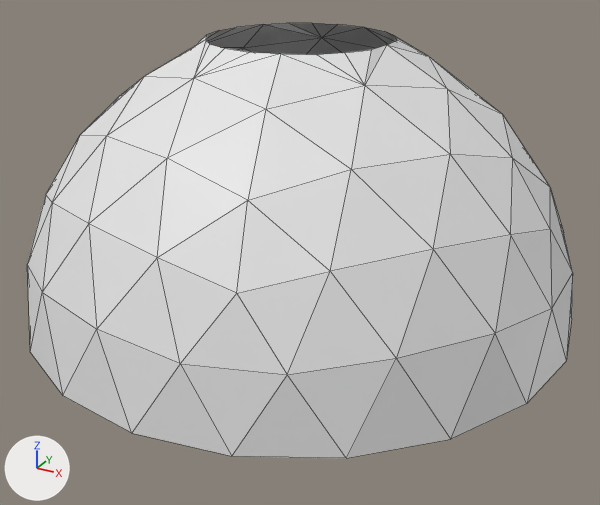
An edit to the Blender file raw/meshes/well_tunnel_chamber.blend, drawn before and after from the same camera.
The view is the same before and after, from a 50 mm lens placed at (6.25, -11.36, 4.68), pointed at (0.21, -0.39, -0.81). Arrows for +X, +Y and +Z are at lower left; the lights stay in place. Mesh edges are drawn as thin lines.

Before the edit, the objects in view are built like this:
```python
me_icosphere = bpy.data.meshes.new('Icosphere')
me_icosphere.from_pydata(...)  # 105 vertices, 171 faces; spans x -4.55..4.55, y -4.54..4.55, z -1.82..2.58
ob_chamber = bpy.data.objects.new('Chamber', me_icosphere)
ob_chamber.location = (0.0, 0.0, 0.0)
```
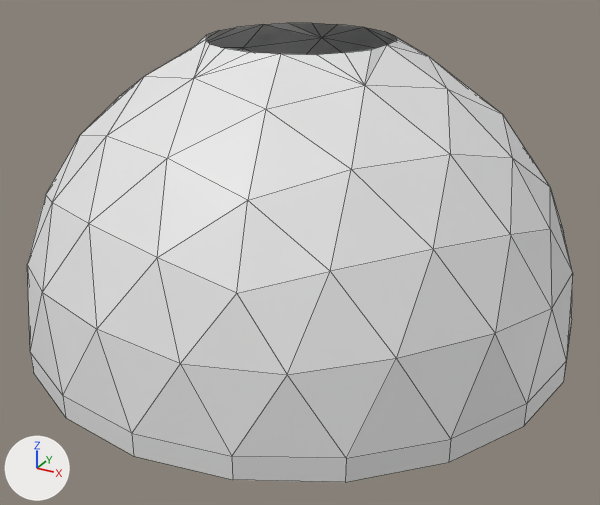
The newer file is also rescaled (x0.953), turned or shifted as a whole; pictures and numbers use the older file's frame.

What the commit changed:
me_icosphere is used by ob_chamber; location (0.0, 0.0, 0.0).
me_icosphere had 105 vertices, 171 faces and spanned x -4.55..4.55, y -4.54..4.55, z -1.82..2.58.
me_icosphere now has 125 vertices, 191 faces and spans x -4.55..4.55, y -4.54..4.55, z -2.18..2.58.
Part 1, on me_icosphere:
1 face is deleted.
20 new vertices lie (0.0, 0.0, -0.36) away from vertices in x -4.55..4.55, y -4.54..4.55, z -1.82.
21 new faces join them.

Location of each change, (x1, y1, x2, y2) in pixels of the pictures (600 x 505 px):
'Chamber', reshaped: before (27, 23, 573, 458); after (27, 23, 573, 482)
part 1 of me_icosphere, built on: after (30, 352, 566, 482)
